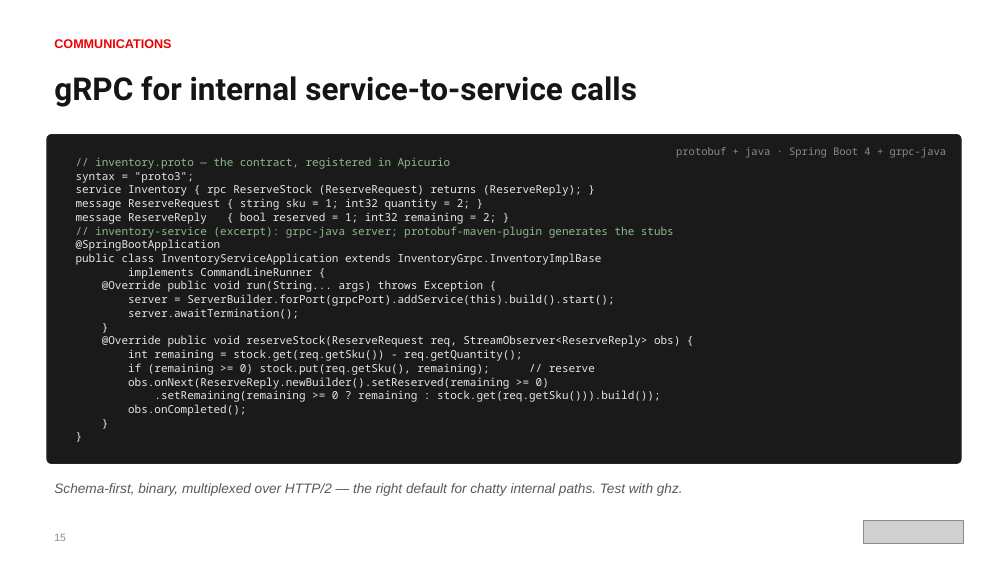
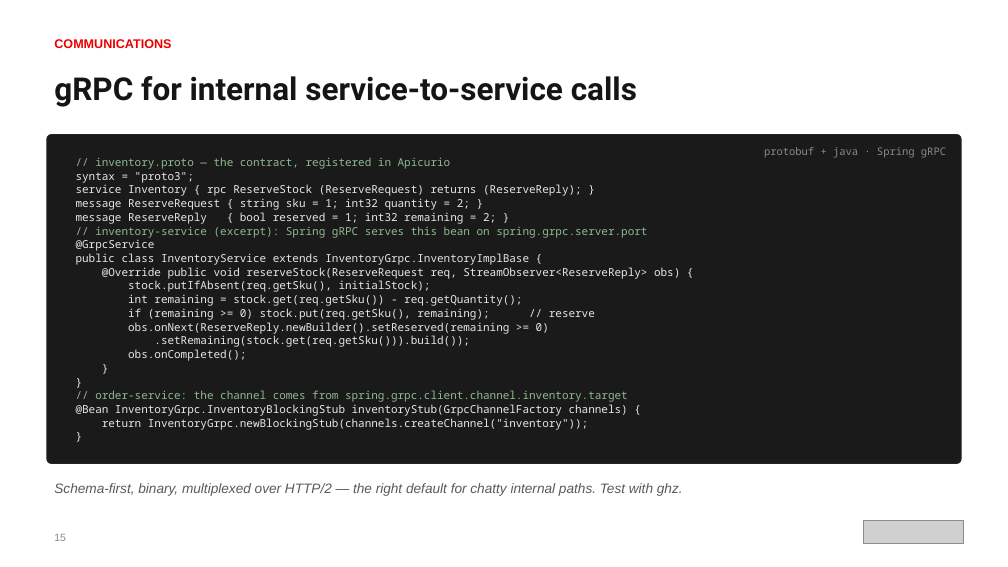
Before and after one commit to patterncatalyst/cloud-native-design-patterns, a slide deck: slide 18 of lgtm-presentation/Designing-Cloud-Native-APIs-Spring.pptx. Drawn at 1008x567 pixels with LibreOffice and Linux fonts; fonts in the diff are those of the drawing; grey boxes stand for pictures. Boxes give left, top, right and bottom in pixels: in the first picture for what was removed or moved away, otherwise in the second. Text is boxed around its words. In the diff, an @@ line names an element or a change of style, - is before the commit and + after.

```diff
--- a/lgtm-presentation/Designing-Cloud-Native-APIs-Spring.pptx
+++ b/lgtm-presentation/Designing-Cloud-Native-APIs-Spring.pptx
@@ text at (764, 147, 946, 158): text changed @@
-protobuf + java · Spring Boot 4 + grpc-java
+protobuf + java · Spring gRPC
@@ text at (76, 226, 647, 265): text changed; text colour #E6E6E6 to #8FB98F @@
-// inventory-service (excerpt): grpc-java server; protobuf-maven-plugin generates the stubs
-@SpringBootApplication
-public class InventoryServiceApplication extends InventoryGrpc.InventoryImplBase
-implements CommandLineRunner {
-@Override public void run(String... args) throws Exception {
-server = ServerBuilder.forPort(grpcPort).addService(this).build().start();
-server.awaitTermination();
-}
+// inventory-service (excerpt): Spring gRPC serves this bean on spring.grpc.server.port
+@GrpcService
+public class InventoryService extends InventoryGrpc.InventoryImplBase {
@@ text at (128, 280, 431, 292): paragraph added @@
+stock.putIfAbsent(req.getSku(), initialStock);
@@ text at (154, 335, 470, 347): text changed @@
-.setRemaining(remaining >= 0 ? remaining : stock.get(req.getSku())).build());
+.setRemaining(stock.get(req.getSku())).build());
@@ text at (76, 390, 628, 430): paragraphs added @@
+// order-service: the channel comes from spring.grpc.client.channel.inventory.target
+@Bean InventoryGrpc.InventoryBlockingStub inventoryStub(GrpcChannelFactory channels) {
+return InventoryGrpc.newBlockingStub(channels.createChannel("inventory"));
+}
```
Also in this commit, not shown: 2 other slides changed, 2 other files.
